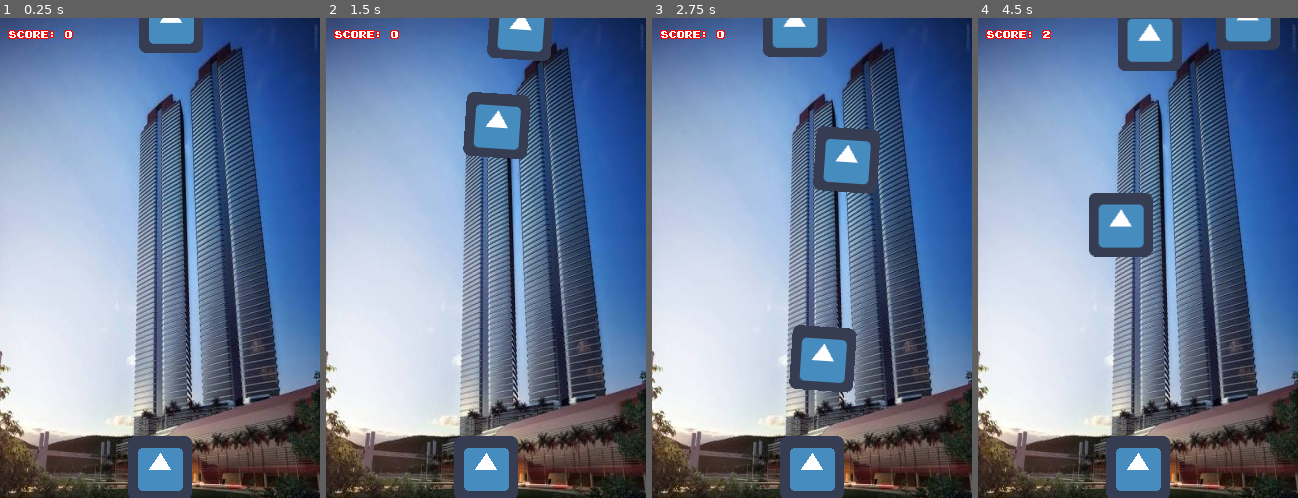
Above: before the commit, frames 1-4 (left to right).
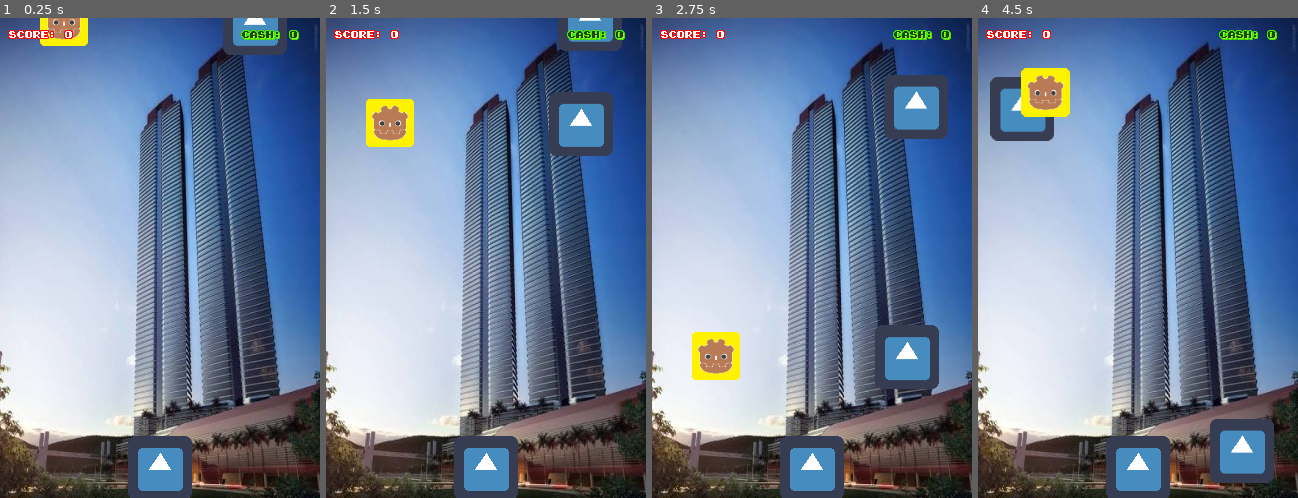
Above: after the commit, the same moments.

Repository: Tecnodoug/Torres_gemeas
Game: Godot game, scene res://cenas/Fase.tscn
Same seed, same stepped clock (60 frames per second), same inputs: the game is played once before the commit and once after it. The engine's default icon, where the game draws it, is replaced by a stand-in: a white triangle on a blue panel in a dark square.
Inputs (mouse positions are in pixels of both pictures, inside the frame that each line leads up to):
- Up to frame 1 (0.25 s): no input
- Up to frame 2 (1.5 s): move the mouse to (556, 234) at 0.52 s; click (556, 234) at 0.67 s; drag from (422, 282) to (495, 94) at 1.27 s
- Up to frame 3 (2.75 s): move the mouse to (844, 152) at 2.02 s; click (844, 152) at 2.17 s
- Up to frame 4 (4.5 s): drag from (1122, 354) to (1122, 27) at 2.77 s; move the mouse to (1234, 330) at 3.52 s; click (1234, 330) at 3.67 s; drag from (1042, 186) to (1090, 138) at 4.27 s

The runs differ from the first frame. In frame 1, 3.8% of the frame differs, in the area x 12-94%, y 0-8%; in frame 2, 9.4%; in frame 3, 13%, in the area x 12-94%, y 0-79%; in frame 4, 12%.

Commit message:
spawn mulheres e dinheiro

Diff:
--- a/cenas/Fase.tscn
+++ b/cenas/Fase.tscn
@@ -6,6 +6,8 @@
 [ext_resource path="res://cenas/Spawner.tscn" type="PackedScene" id=4]
 [ext_resource path="res://scripts/Fase.gd" type="Script" id=5]
 [ext_resource path="res://fontes/Super Mario Bros. 2.ttf" type="DynamicFontData" id=6]
+[ext_resource path="res://cenas/dinheiro.tscn" type="PackedScene" id=7]
+[ext_resource path="res://cenas/Spawner2.tscn" type="PackedScene" id=8]
 
 [sub_resource type="RectangleShape2D" id=1]
 extents = Vector2( 160, 4 )
@@ -14,6 +16,12 @@
 size = 8
 outline_size = 1
 outline_color = Color( 0.984314, 0.0196078, 0.0196078, 1 )
+font_data = ExtResource( 6 )
+
+[sub_resource type="DynamicFont" id=3]
+size = 8
+outline_size = 1
+outline_color = Color( 0.486275, 0.964706, 0.0235294, 1 )
 font_data = ExtResource( 6 )
 
 [node name="Fase" type="Node2D"]
@@ -36,6 +44,7 @@
 shape = SubResource( 1 )
 
 [node name="mulheres" parent="." instance=ExtResource( 3 )]
+position = Vector2( 255, 2 )
 
 [node name="spawner" parent="." instance=ExtResource( 4 )]
 
@@ -53,3 +62,24 @@
 __meta__ = {
 "_edit_use_anchors_": false
 }
+
+[node name="Cash" type="Label" parent="HUD"]
+anchor_left = 0.756
+anchor_top = 0.025
+anchor_right = 0.956
+anchor_bottom = 0.05
+margin_left = 0.0799866
+margin_right = 0.0799866
+custom_fonts/font = SubResource( 3 )
+custom_colors/font_color = Color( 0.0784314, 0.282353, 0.054902, 1 )
+custom_colors/font_outline_modulate = Color( 0.509804, 0.956863, 0.0313726, 1 )
+custom_colors/font_color_shadow = Color( 0.639216, 0.94902, 0.0431373, 1 )
+__meta__ = {
+"_edit_use_anchors_": false
+}
+
+[node name="dinheiro" parent="." instance=ExtResource( 7 )]
+position = Vector2( 64, 1 )
+
+[node name="spawner2" parent="." instance=ExtResource( 8 )]
+min_tempo_espera = 1.0
--- a/cenas/Spawner.tscn
+++ b/cenas/Spawner.tscn
@@ -25,8 +25,9 @@
 script = ExtResource( 1 )
 spawnScene = ExtResource( 2 )
 timerPath = NodePath("Timer")
-min_tempo_espera = 0.5
+min_tempo_espera = 1.0
 max_tempo_espera = 3.0
+repetir = 2
 
 [node name="Timer" type="Timer" parent="."]
 one_shot = true
--- /dev/null
+++ b/cenas/Spawner2.tscn
@@ -0,0 +1,38 @@
+[gd_scene load_steps=4 format=2]
+
+[ext_resource path="res://scripts/Spawner.gd" type="Script" id=1]
+[ext_resource path="res://cenas/dinheiro.tscn" type="PackedScene" id=2]
+
+[sub_resource type="Animation" id=1]
+resource_name = "spawner_animation"
+length = 3.0
+loop = true
+tracks/0/type = "value"
+tracks/0/path = NodePath(".:position")
+tracks/0/interp = 1
+tracks/0/loop_wrap = true
+tracks/0/imported = false
+tracks/0/enabled = true
+tracks/0/keys = {
+"times": PoolRealArray( 0, 1.5, 3 ),
+"transitions": PoolRealArray( 1, 1, 1 ),
+"update": 0,
+"values": [ Vector2( 30, 0 ), Vector2( 290, 0 ), Vector2( 30, 0 ) ]
+}
+
+[node name="spawner" type="Position2D"]
+position = Vector2( 220.667, 0 )
+script = ExtResource( 1 )
+spawnScene = ExtResource( 2 )
+timerPath = NodePath("Timer")
+min_tempo_espera = 5.0
+max_tempo_espera = 10.0
+repetir = 10
+
+[node name="Timer" type="Timer" parent="."]
+one_shot = true
+
+[node name="Animation" type="AnimationPlayer" parent="."]
+anims/spawner_animation = SubResource( 1 )
+
+[connection signal="timeout" from="Timer" to="." method="_on_Timer_timeout"]
--- /dev/null
+++ b/cenas/dinheiro.tscn
@@ -0,0 +1,42 @@
+[gd_scene load_steps=6 format=2]
+
+[ext_resource path="res://sprites_rascunhos/dinheiro.png" type="Texture" id=1]
+[ext_resource path="res://scripts/dinheiro.gd" type="Script" id=2]
+
+[sub_resource type="RectangleShape2D" id=1]
+extents = Vector2( 24, 23 )
+
+[sub_resource type="SpriteFrames" id=2]
+animations = [ {
+"frames": [ ExtResource( 1 ) ],
+"loop": true,
+"name": "default",
+"speed": 5.0
+} ]
+
+[sub_resource type="RectangleShape2D" id=3]
+extents = Vector2( 34, 33 )
+
+[node name="dinheiro" type="RigidBody2D"]
+position = Vector2( 166, 1 )
+collision_layer = 4
+script = ExtResource( 2 )
+__meta__ = {
+"_edit_group_": true
+}
+
+[node name="CollisionShape2D" type="CollisionShape2D" parent="."]
+shape = SubResource( 1 )
+
+[node name="AnimatedSprite" type="AnimatedSprite" parent="CollisionShape2D"]
+scale = Vector2( 0.76, 0.76 )
+frames = SubResource( 2 )
+
+[node name="Area2D" type="Area2D" parent="."]
+scale = Vector2( 0.76, 0.76 )
+
+[node name="CollisionShape2D" type="CollisionShape2D" parent="Area2D"]
+shape = SubResource( 3 )
+
+[connection signal="area_entered" from="Area2D" to="." method="_on_Area2D_area_entered"]
+[connection signal="body_entered" from="Area2D" to="." method="_on_Area2D_body_entered"]
--- a/cenas/mulheres.tscn
+++ b/cenas/mulheres.tscn
@@ -14,26 +14,27 @@
 "speed": 5.0
 } ]
 
-[sub_resource type="RectangleShape2D" id=4]
+[sub_resource type="RectangleShape2D" id=3]
 extents = Vector2( 34, 33 )
 
 [node name="mulheres" type="RigidBody2D"]
 position = Vector2( 171, 0 )
+collision_layer = 2
 script = ExtResource( 2 )
 __meta__ = {
 "_edit_group_": true
 }
 
 [node name="CollisionShape2D" type="CollisionShape2D" parent="."]
-shape = SubResource( 2 )
+shape = SubResource( 1 )
 
 [node name="AnimatedSprite" type="AnimatedSprite" parent="CollisionShape2D"]
-frames = SubResource( 3 )
+frames = SubResource( 2 )
 
 [node name="Area2D" type="Area2D" parent="."]
 
 [node name="CollisionShape2D" type="CollisionShape2D" parent="Area2D"]
-shape = SubResource( 4 )
+shape = SubResource( 3 )
 
 [connection signal="area_entered" from="Area2D" to="." method="_on_Area2D_area_entered"]
 [connection signal="body_entered" from="Area2D" to="." method="_on_Area2D_body_entered"]
--- a/cenas/player.tscn
+++ b/cenas/player.tscn
@@ -20,6 +20,7 @@
 
 [node name="player" type="KinematicBody2D" parent="."]
 position = Vector2( 157, 448 )
+collision_mask = 7
 script = ExtResource( 2 )
 __meta__ = {
 "_edit_group_": true
--- a/project.godot
+++ b/project.godot
@@ -29,6 +29,12 @@
 
 pointing/emulate_touch_from_mouse=true
 
+[layer_names]
+
+2d_physics/layer_1="Player"
+2d_physics/layer_2="Mulheres"
+2d_physics/layer_3="Dinheiro"
+
 [physics]
 
 common/enable_pause_aware_picking=true
--- a/scripts/Fase.gd
+++ b/scripts/Fase.gd
@@ -1,12 +1,18 @@
 extends Node2D
 
 var score = 0
+var cash = 0
 
-
+#teste
 # Called when the node enters the scene tree for the first time.
 func _ready():
 	$HUD/Score.text="Score: "+ str(score) #carrega score no inicio do jogo
+	$HUD/Cash.text="Cash: "+ str(cash) #carrega score no inicio do jogo
 
 func count_score():
 	score += 1
 	$HUD/Score.text = "Score: " + str(score) #Altera valor do score no decorrer do jogo
+
+func count_cash():
+	cash += 100
+	$HUD/Cash.text = "Cash: " + str(cash) #Altera valor do score no decorrer do jogo
--- a/scripts/Spawner.gd
+++ b/scripts/Spawner.gd
@@ -9,6 +9,8 @@
 
 export (float) var min_tempo_espera
 export (float) var max_tempo_espera
+export (int) var repetir
+
 
 
 # Called when the node enters the scene tree for the first time.
@@ -21,9 +23,9 @@
 
 func _on_Timer_timeout():
 	var spawnInstance = spawnReference.instance()
-
 	get_parent().add_child(spawnInstance)
 	spawnInstance.set_global_position(get_global_position())
 
+
 	timerNode.set_wait_time(rand_range(min_tempo_espera, max_tempo_espera))
 	timerNode.start()
--- /dev/null
+++ b/scripts/base_cenas.gd
@@ -0,0 +1,16 @@
+extends Node
+
+
+# Declare member variables here. Examples:
+# var a = 2
+# var b = "text"
+
+
+# Called when the node enters the scene tree for the first time.
+func _ready():
+	pass # Replace with function body.
+
+
+# Called every frame. 'delta' is the elapsed time since the previous frame.
+#func _process(delta):
+#	pass
--- /dev/null
+++ b/scripts/dinheiro.gd
@@ -0,0 +1,22 @@
+extends RigidBody2D
+
+var global
+
+
+# Called when the node enters the scene tree for the first time.
+func _ready():
+	global = get_tree().current_scene
+
+
+
+func _on_Area2D_body_entered(body):
+	if body.name == "player":
+		global.count_cash()
+		queue_free()
+
+
+
+
+func _on_Area2D_area_entered(area):
+	if area.name =="Limite_objetos":
+		queue_free()
--- a/scripts/global.gd
+++ b/scripts/global.gd
@@ -1,6 +1,7 @@
 extends Node
 
 var Score: int = 0
+var Cash: int = 0
 
 
 # Called when the node enters the scene tree for the first time.
@@ -11,6 +12,9 @@
 func add_Score(amount: int) -> void:
 	Score += amount
 
+func add_Cash(amount: int) -> void:
+	Score += amount
+
 
 # Called every frame. 'delta' is the elapsed time since the previous frame.
 #func _process(delta):
Not shown, removed: HTML_export/torres_gemeas.png.import
Not shown: 1 places in cenas/Fase.tscn that only renumber resources
Not shown: 1 places in cenas/mulheres.tscn that only renumber resources
Binary file added: sprites_rascunhos/dinheiro.png
Not shown, added: sprites_rascunhos/dinheiro.png.import
Not shown, changed: HTML_export/index.html
Not shown, changed: HTML_export/torres_gemeas.pck
Not shown, added: torres_gemeasv3.zip
